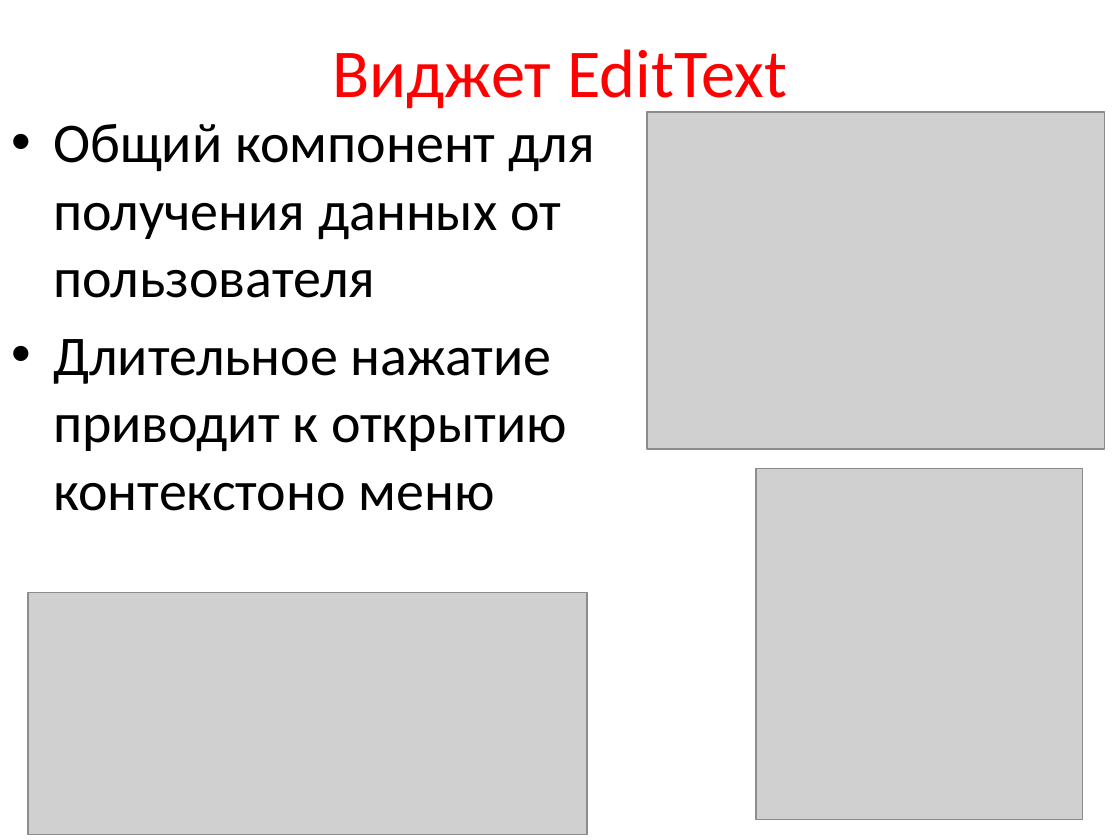
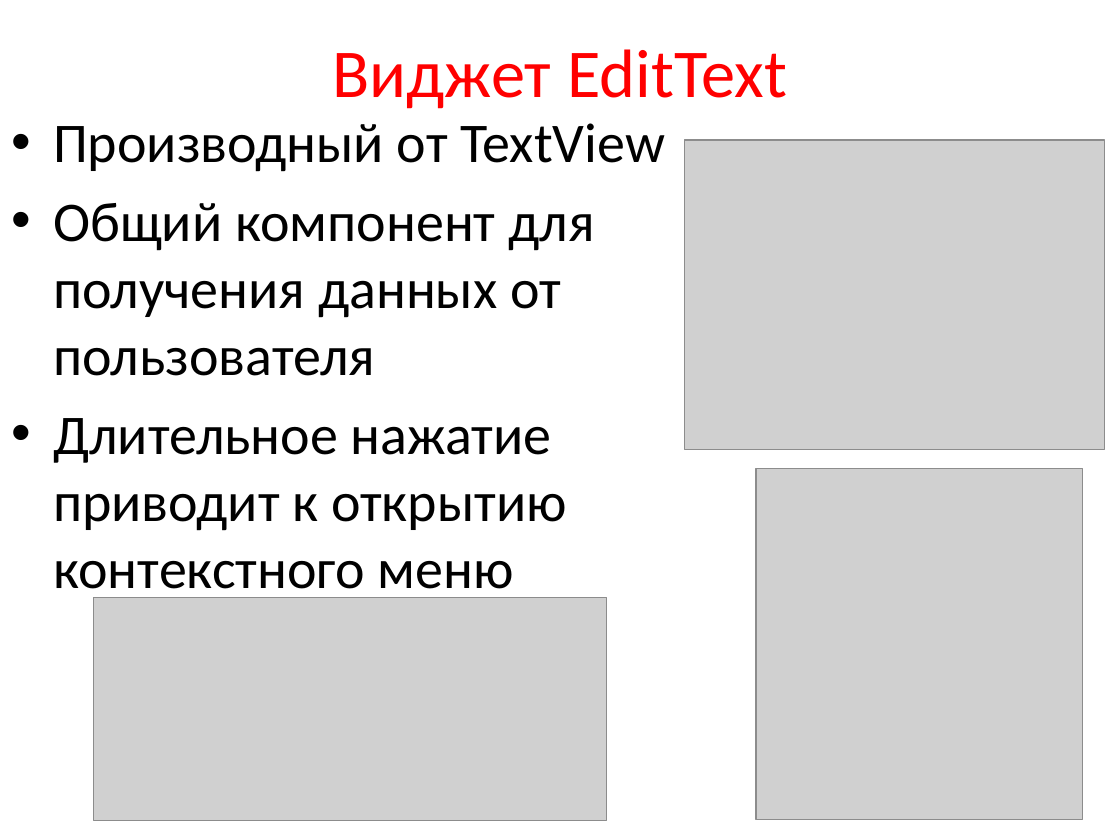
Before and after one commit to maxchv/Android, a slide deck: slide 29 of presentation/3_BasicUI.pptx. Drawn at 1120x840 pixels with LibreOffice and Linux fonts; fonts in the diff are those of the drawing; grey boxes stand for pictures. Boxes give left, top, right and bottom in pixels: in the first picture for what was removed or moved away, otherwise in the second. Text is boxed around its words. In the diff, an @@ line names an element or a change of style, - is before the commit and + after.

```diff
--- a/presentation/3_BasicUI.pptx
+++ b/presentation/3_BasicUI.pptx
@@ text at box(53, 123, 666, 172): paragraph added @@
+• Производный от TextView
@@ picture: place and size @@
-picture at box(647, 112, 1104, 449)
+picture at box(685, 140, 1104, 449)
@@ text at box(53, 418, 567, 601): text changed @@
-• Длительное нажатие приводит к открытию контекстоно меню
+• Длительное нажатие приводит к открытию контекстного меню
@@ picture: place and size @@
-picture at box(28, 592, 587, 836)
+picture at box(93, 597, 606, 820)
```
Also in this commit, not shown: 26 other slides changed, 41 other files.
